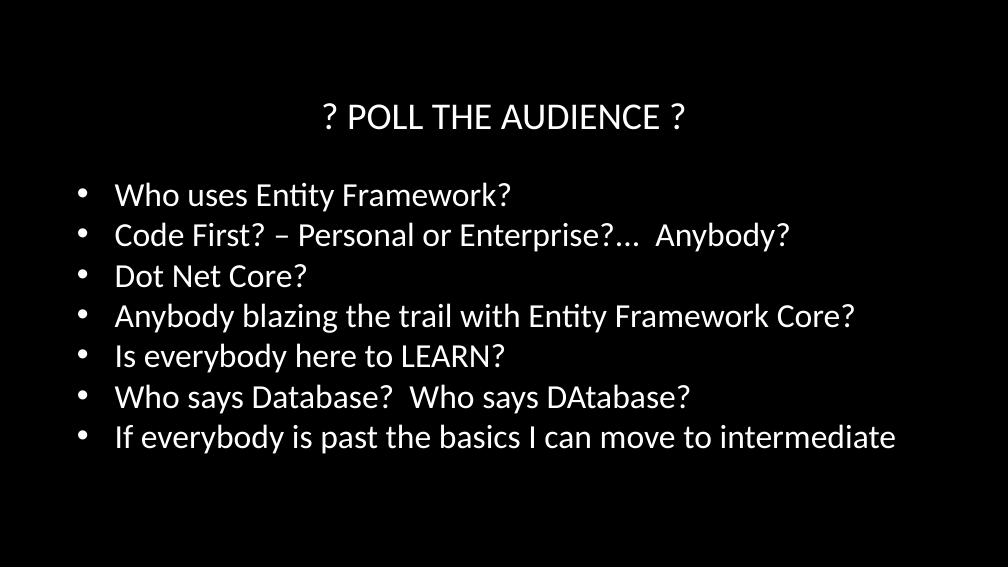
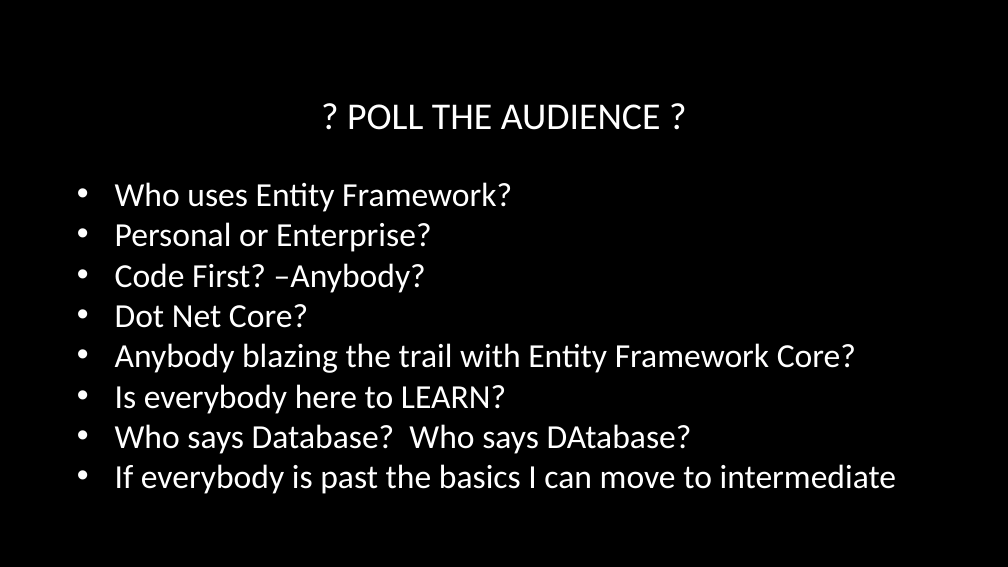
Before and after one commit to SpilledMilkCOM/DenDevDayEFCore, a slide deck: slide 5 of Entity Framework Core.pptx. Drawn at 1008x567 pixels with LibreOffice and Linux fonts; fonts in the diff are those of the drawing; background and template pictures are left out. Boxes give left, top, right and bottom in pixels: in the first picture for what was removed or moved away, otherwise in the second. Text is boxed around its words. In the diff, an @@ line names an element or a change of style, - is before the commit and + after.

```diff
--- a/Entity Framework Core.pptx
+++ b/Entity Framework Core.pptx
@@ text at [115, 222, 432, 293]: text changed @@
-• Code First? – Personal or Enterprise?... Anybody?
+• Personal or Enterprise?
+• Code First? –Anybody?
```
Also in this commit, not shown: 4 other slides changed, 1 slide added, 4 other files.
